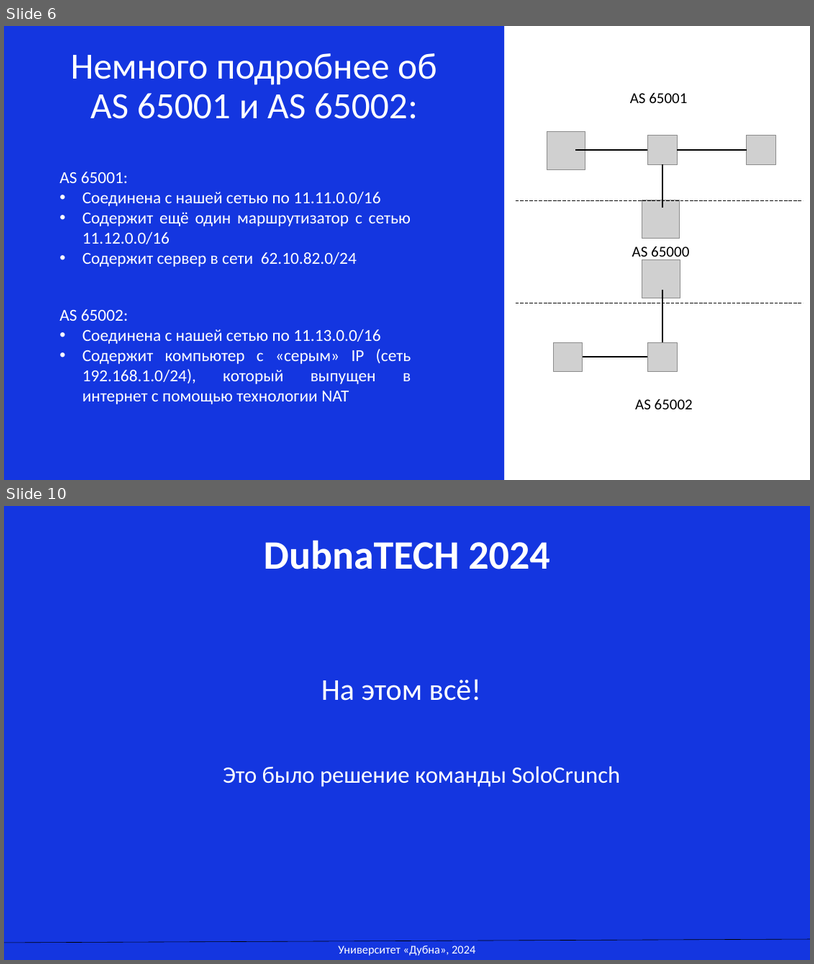
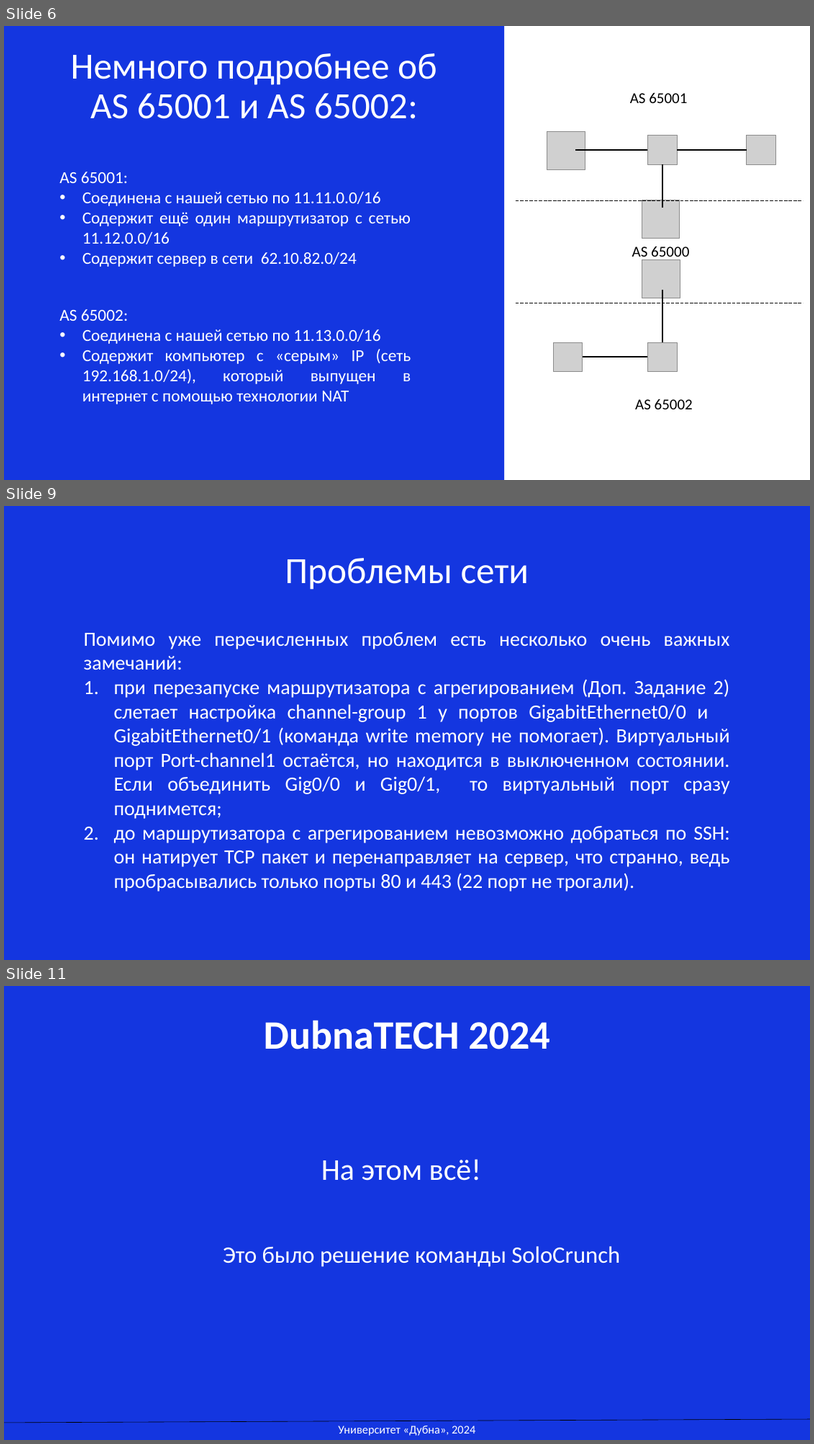
Before and after one commit to XEKAXA/DubnaTECH_SoloCrunch, a slide deck: Решение команды SoloCrunch.pptx. Shown one above the other, each under a label of ours: slides 6 and 10 before the commit, slides 6, 9 and 11 after it; the slides between them are not shown. The pictures are 814x964 and 814x1444 pixels, drawn with LibreOffice and Linux fonts; fonts in the diff are those of the drawing; grey boxes stand for pictures. Boxes give left, top, right and bottom in pixels: in the first picture for what was removed or moved away, otherwise in the second. Text is boxed around its words. In the diff, an @@ line names an element or a change of style, - is before the commit and + after.

```diff
--- a/Решение команды SoloCrunch.pptx
+++ b/Решение команды SoloCrunch.pptx
@@ slide 9 added at box(4, 506, 810, 960), background #FFFFFF @@
@@ rectangle added at box(4, 506, 810, 960), fill #1436E0 @@
@@ title added at box(285, 558, 530, 590), 44 pt, text #FFFFFF @@
+Проблемы сети
@@ text added at box(84, 632, 730, 891), 24 pt, text #FFFFFF @@
+Помимо уже перечисленных проблем есть несколько очень важных замечаний:
+1. при перезапуске маршрутизатора с агрегированием (Доп. Задание 2) слетает настройка channel-group 1 у портов GigabitEthernet0/0 и GigabitEthernet0/1 (команда write memory не помогает). Виртуальный порт Port-channel1 остаётся, но находится в выключенном состоянии. Если объединить Gig0/0 и Gig0/1, то виртуальный порт сразу поднимется;
+2. до маршрутизатора с агрегированием невозможно добраться по SSH: он натирует TCP пакет и перенаправляет на сервер, что странно, ведь пробрасывались только порты 80 и 443 (22 порт не трогали).
@@ what was slide 10 is now slide 11 @@
```
Also in this commit, not shown: 3 slides changed, 1 other slide added, 1 slide removed, 5 other files.
